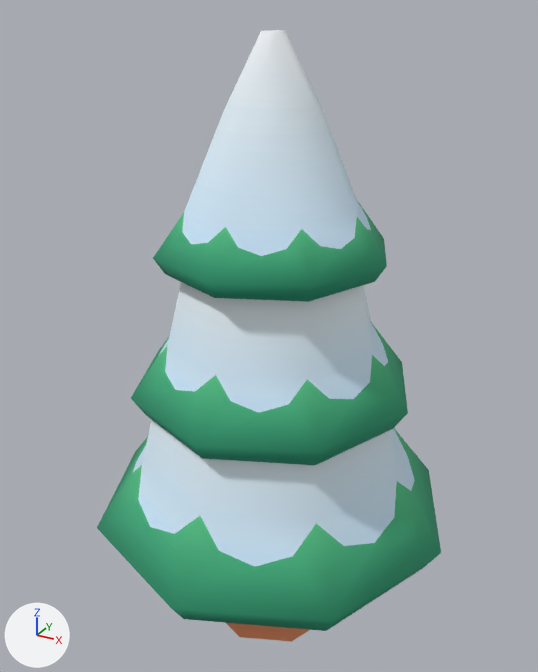
A saved change to the glTF model public/assets/toycar/tree-snow-a.glb.
Before and after are seen from a 50 mm camera at (1.02, -1.879, 1.974) aimed at (-0.024, 0.018, 1.025). Arrows for +X, +Y and +Z are at lower left; the lights stay in place. The older version comes first. Vertices at exactly the same position are counted once.

The older version as bpy lines, for what is in view:
```python
mat_colormap = bpy.data.materials.new('colormap')
mat_colormap.use_nodes = True; mat_colormap.node_tree.nodes.clear()
_N = mat_colormap.node_tree.nodes; _L = mat_colormap.node_tree.links
n0 = _N.new('ShaderNodeBsdfPrincipled'); n0.name = 'Principled BSDF'
n0.inputs[2].default_value = 1.0  # 'Roughness'
n1 = _N.new('ShaderNodeOutputMaterial'); n1.name = 'Material Output'
n2 = _N.new('ShaderNodeTexImage'); n2.name = 'Image Texture'
n2.image = img_colormap
n2.interpolation = 'Closest'
n3 = _N.new('ShaderNodeMapping'); n3.name = 'Mapping'
n4 = _N.new('ShaderNodeUVMap'); n4.name = 'UV Map'
n4.uv_map = 'UVMap'
_L.new(n0.outputs[0], n1.inputs[0])  # 'BSDF' to 'Surface'
_L.new(n2.outputs[0], n0.inputs[0])  # 'Color' to 'Base Color'
_L.new(n3.outputs[0], n2.inputs[0])  # 'Vector' to 'Vector'
_L.new(n4.outputs[0], n3.inputs[0])  # 'UV' to 'Vector'
me_tree_snow_a = bpy.data.meshes.new('tree-snow-a')
me_tree_snow_a.from_pydata(...)  # 292 vertices, 378 faces; spans x -0.6..0.6, y -0.6..0.6, z 0.0..1.92
me_tree_snow_a.materials.append(mat_colormap)
ob_tree_snow_a = bpy.data.objects.new('tree-snow-a', me_tree_snow_a)
ob_tree_snow_a.location = (0.0, 0.0, 0.0)
```
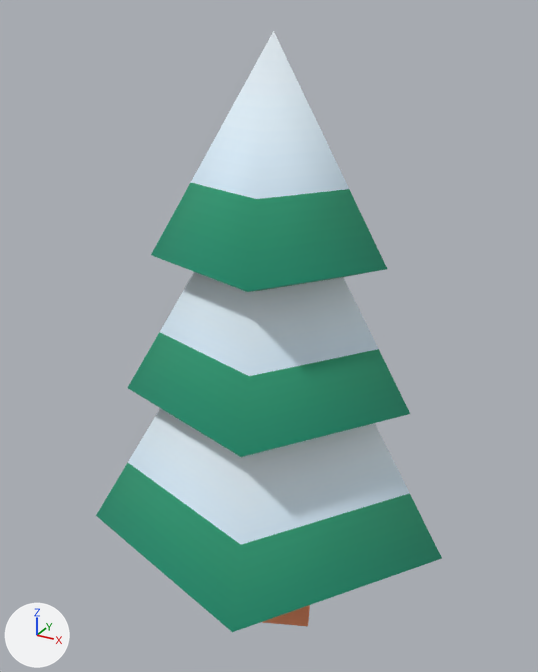
What differs and where, as boxes [x1, y1, x2, y2] in the pictures (538 x 672 px):
```json
{"object": "tree-snow-a", "change": "surface changed, reshaped", "before": [97, 30, 441, 642], "after": [96, 31, 442, 632]}
{"part": 1, "of": "me_tree_snow_a", "change": "rebuilt", "before": [97, 429, 441, 631], "after": [96, 408, 442, 632], "on screen": "11% taller"}
{"part": 2, "of": "me_tree_snow_a", "change": "rebuilt", "before": [131, 322, 408, 465], "after": [128, 272, 410, 457], "on screen": "29% taller"}
{"part": 3, "of": "me_tree_snow_a", "change": "rebuilt", "before": [226, 623, 309, 642], "after": [263, 605, 310, 626]}
{"part": 4, "of": "me_tree_snow_a", "change": "deleted", "before": [133, 419, 415, 567]}
{"part": 5, "of": "me_tree_snow_a", "change": "deleted", "before": [160, 282, 388, 413]}
{"part": 6, "of": "me_tree_snow_a", "change": "cut back", "before": [153, 30, 387, 302], "after": [151, 31, 387, 292]}
```

Scene script edits in JSON lines:
```json
{"op": "add", "block": "img_colormap_png", "code": ["img_colormap_png = load_image('colormap.png', 'Textures/colormap.png', 128, 128, 'sRGB')"]}
{"block": "mat_colormap", "where": "n2 = _N.new('ShaderNodeTexImage'); n2.name = 'Image Texture'"}
{"op": "set", "path": "n2.image", "old": "img_colormap", "new": "img_colormap_png"}
{"op": "remove", "block": "mat_colormap", "code": "n3 = _N.new('ShaderNodeMapping'); n3.name = 'Mapping'"}
{"op": "remove", "block": "mat_colormap", "code": "n4 = _N.new('ShaderNodeUVMap'); n4.name = 'UV Map'"}
{"op": "remove", "block": "mat_colormap", "code": "n4.uv_map = 'UVMap'"}
{"op": "add", "block": "mat_colormap", "code": "n2.extension = 'EXTEND'"}
{"op": "remove", "block": "mat_colormap", "code": "_L.new(n3.outputs[0], n2.inputs[0])  # 'Vector' to 'Vector'"}
{"op": "remove", "block": "mat_colormap", "code": "_L.new(n4.outputs[0], n3.inputs[0])  # 'UV' to 'Vector'"}
{"block": "me_tree_snow_a", "where": "# used by ob_tree_snow_a; location = (0.0, 0.0, 0.0)"}
{"op": "remove", "block": "me_tree_snow_a", "code": "me_tree_snow_a.from_pydata(...)  # 292 vertices, 378 faces; spans x -0.6..0.6, y -0.6..0.6, z 0.0..1.92"}
{"op": "add", "block": "me_tree_snow_a", "code": "me_tree_snow_a.from_pydata(...)  # 52 vertices, 78 faces; spans x -0.49..0.6, y -0.57..0.57, z 0.0..1.92"}
{"block": "me_tree_snow_a", "change": "me_tree_snow_a part 1: the loose piece of 48 vertices spanning x -0.6..0.6, y -0.6..0.6, z 0.34..0.64 is rebuilt with 16 vertices and now spans x -0.49..0.6, y -0.57..0.57, z 0.33..0.83"}
{"block": "me_tree_snow_a", "change": "me_tree_snow_a part 2: the loose piece of 48 vertices spanning x -0.45..0.45, y -0.45..0.45, z 0.82..1.05 is rebuilt with 16 vertices and now spans x -0.37..0.46, y -0.44..0.44, z 0.66..1.27"}
{"block": "me_tree_snow_a", "change": "me_tree_snow_a part 3: the loose piece of 24 vertices spanning x -0.23..0.23, y -0.23..0.23, z 0.0..0.34 is rebuilt with 8 vertices and now spans x -0.18..0.18, y -0.18..0.18, z 0.0..0.36"}
{"block": "me_tree_snow_a", "change": "me_tree_snow_a part 4: the loose piece of 40 vertices spanning x -0.46..0.46, y -0.46..0.46, z 0.54..0.98 is deleted"}
{"block": "me_tree_snow_a", "change": "me_tree_snow_a part 5: the loose piece of 40 vertices spanning x -0.35..0.35, y -0.35..0.35, z 0.97..1.31 is deleted"}
{"block": "me_tree_snow_a", "change": "me_tree_snow_a part 6"}
{"block": "me_tree_snow_a", "change": "91 vertices are removed from x -0.36..0.33, y -0.36..0.36, z 1.27..1.92"}
{"block": "me_tree_snow_a", "change": "124 faces are deleted"}
{"block": "me_tree_snow_a", "change": "1 vertex moves within x 0.36, y 0.0, z 1.32"}
{"block": "me_tree_snow_a", "change": "11 vertices are added at x -0.29..0.24, y -0.34..0.34, z 1.19..1.92"}
{"block": "me_tree_snow_a", "change": "20 new faces join them"}
```
